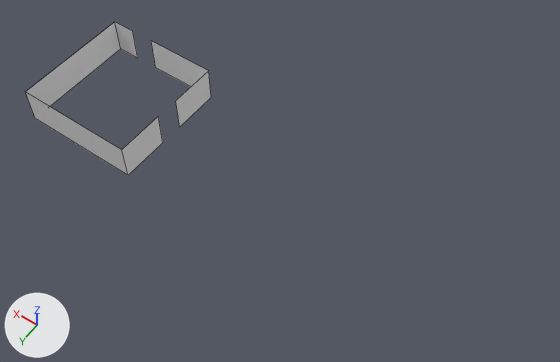
An edit to the OBJ model DirectXGame/Resources/Stage/Stage.obj, drawn before and after from the same camera.
Before and after are seen from a 50 mm camera at (-71.0, 57.0, 91.8) aimed at (-28.4, -2.6, -1.8). Every picture has the same lights, and +X, +Y and +Z are marked at lower left. Mesh edges are drawn as thin lines. Where no turn or scale is listed for an object, it has been applied to the vertices. Vertices at the same position are counted once.

Names of what the first picture shows: '立方体.001', '立方体.002', '立方体.003', '立方体.004', '立方体.005'.
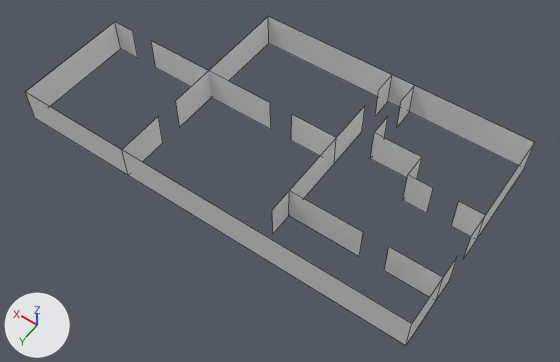
The newer file is also turned or shifted as a whole; pictures and numbers use the older file's frame.

Patch to the scene script:
```diff
--- a/DirectXGame/Resources/Stage/Stage.obj.py
+++ b/DirectXGame/Resources/Stage/Stage.obj.py
@@ me_立方体_001 @@
 me_立方体_001.from_pydata(...)  # 4 vertices, 1 face; spans x -10.0..2.0, y -9.0, z 0.0..6.0
-me_立方体_001.vertices[0].co = (-10.0, -9.0, 0.0)  # pixel (211, 97)
-me_立方体_001.vertices[1].co = (-10.0, -9.0, 6.0)  # pixel (208, 70)
+# me_立方体_001 part 1
+me_立方体_001.vertices[0].co = (-22.0, -9.0, 0.0)  # pixel (270, 129)
+me_立方体_001.vertices[1].co = (-22.0, -9.0, 6.0)  # pixel (270, 102)
@@ me_立方体_002 @@
 me_立方体_002.from_pydata(...)  # 4 vertices, 1 face; spans x -10.0, y -9.0..-1.0, z 0.0..6.0
-me_立方体_002.vertices[0].co = (-10.0, -9.0, 0.0)  # pixel (211, 97)
-me_立方体_002.vertices[1].co = (-10.0, -9.0, 6.0)  # pixel (208, 70)
+# me_立方体_002 part 2
+me_立方体_002.vertices[0].co = (-10.0, -25.0, 0.0)  # pixel (268, 43)
+me_立方体_002.vertices[1].co = (-10.0, -25.0, 6.0)  # pixel (268, 16)
@@ me_立方体_005 @@
 me_立方体_005.from_pydata(...)  # 4 vertices, 1 face; spans x -10.0..10.0, y 11.0, z 0.0..6.0
-me_立方体_005.vertices[0].co = (-10.0, 11.0, 0.0)  # pixel (128, 175)
-me_立方体_005.vertices[1].co = (-10.0, 11.0, 6.0)  # pixel (121, 149)
+# me_立方体_005 part 3
+me_立方体_005.vertices[0].co = (-58.0, 11.0, 0.0)  # pixel (405, 345)
+me_立方体_005.vertices[1].co = (-58.0, 11.0, 6.0)  # pixel (411, 323)
@@ me_立方体_020 @@
+me_立方体_020.from_pydata([(-58.0, 2.0, 0.0), (-58.0, 2.0, 6.0), (-50.0, 2.0, 0.0), (-50.0, 2.0, 6.0)], [], [(0, 1, 3, 2)])
@@ me_立方体_019 @@
+me_立方体_019.from_pydata([(-46.0, 2.0, 0.0), (-46.0, 2.0, 6.0), (-34.0, 2.0, 0.0), (-34.0, 2.0, 6.0)], [], [(0, 1, 3, 2)])
@@ me_立方体_018 @@
+me_立方体_018.from_pydata([(-58.0, -2.0, 0.0), (-58.0, -2.0, 6.0), (-58.0, 10.0, 0.0), (-58.0, 10.0, 6.0)], [], [(0, 1, 3, 2)])
@@ me_立方体_017 @@
+me_立方体_017.from_pydata([(-58.0, -26.0, 0.0), (-58.0, -26.0, 6.0), (-58.0, -6.0, 0.0), (-58.0, -6.0, 6.0)], [], [(0, 1, 3, 2)])
@@ me_立方体_016 @@
+me_立方体_016.from_pydata([(-58.01, -10.0, 0.0), (-58.01, -10.0, 6.0), (-53.99, -10.0, 0.0), (-53.99, -10.0, 6.0)], [], [(0, 1, 3, 2)])
@@ me_立方体_015 @@
+me_立方体_015.from_pydata([(-50.01, -10.0, 0.0), (-50.01, -10.0, 6.0), (-45.99, -10.0, 0.0), (-45.99, -10.0, 6.0)], [], [(0, 1, 3, 2)])
@@ me_立方体_014 @@
+me_立方体_014.from_pydata([(-46.0, -14.0, 0.0), (-46.0, -14.0, 6.0), (-46.0, -10.0, 0.0), (-46.0, -10.0, 6.0)], [], [(0, 1, 3, 2)])
@@ me_立方体_013 @@
+me_立方体_013.from_pydata([(-46.0, -14.0, 0.0), (-46.0, -14.0, 6.0), (-38.0, -14.0, 0.0), (-38.0, -14.0, 6.0)], [], [(0, 1, 3, 2)])
@@ me_立方体_012 @@
+me_立方体_012.from_pydata([(-38.0, -18.0, 0.0), (-38.0, -18.0, 6.0), (-38.0, -14.0, 0.0), (-38.0, -14.0, 6.0)], [], [(0, 1, 3, 2)])
@@ me_立方体_011 @@
+me_立方体_011.from_pydata([(-38.0, -26.0, 0.0), (-38.0, -26.0, 6.0), (-38.0, -22.0, 0.0), (-38.0, -22.0, 6.0)], [], [(0, 1, 3, 2)])
@@ me_立方体_009 @@
+me_立方体_009.from_pydata([(-34.0, -18.0, 0.0), (-34.0, -18.0, 6.0), (-34.0, 6.0, 0.0), (-34.0, 6.0, 6.0)], [], [(0, 1, 3, 2)])
@@ me_立方体_008 @@
+me_立方体_008.from_pydata([(-34.0, -26.0, 0.0), (-34.0, -26.0, 6.0), (-34.0, -22.0, 0.0), (-34.0, -22.0, 6.0)], [], [(0, 1, 3, 2)])
@@ me_立方体_007 @@
+me_立方体_007.from_pydata([(-58.0, -26.0, 0.0), (-58.0, -26.0, 6.0), (-10.0, -26.0, 0.0), (-10.0, -26.0, 6.0)], [], [(0, 1, 3, 2)])
@@ me_立方体_006 @@
+me_立方体_006.from_pydata([(-34.0, -10.0, 0.0), (-34.0, -10.0, 6.0), (-26.0, -10.0, 0.0), (-26.0, -10.0, 6.0)], [], [(0, 1, 3, 2)])
@@ ob_立方体_020 @@
+ob_立方体_020 = bpy.data.objects.new('立方体.020', me_立方体_020)
+ob_立方体_020.location = (0.0, 1.0, 0.0)
@@ ob_立方体_019 @@
+ob_立方体_019 = bpy.data.objects.new('立方体.019', me_立方体_019)
+ob_立方体_019.location = (0.0, 1.0, 0.0)
@@ ob_立方体_018 @@
+ob_立方体_018 = bpy.data.objects.new('立方体.018', me_立方体_018)
+ob_立方体_018.location = (0.0, 1.0, 0.0)
@@ ob_立方体_017 @@
+ob_立方体_017 = bpy.data.objects.new('立方体.017', me_立方体_017)
+ob_立方体_017.location = (0.0, 1.0, 0.0)
@@ ob_立方体_016 @@
+ob_立方体_016 = bpy.data.objects.new('立方体.016', me_立方体_016)
+ob_立方体_016.location = (0.0, 1.0, 0.0)
@@ ob_立方体_015 @@
+ob_立方体_015 = bpy.data.objects.new('立方体.015', me_立方体_015)
+ob_立方体_015.location = (0.0, 1.0, 0.0)
@@ ob_立方体_014 @@
+ob_立方体_014 = bpy.data.objects.new('立方体.014', me_立方体_014)
+ob_立方体_014.location = (0.0, 1.0, 0.0)
@@ ob_立方体_013 @@
+ob_立方体_013 = bpy.data.objects.new('立方体.013', me_立方体_013)
+ob_立方体_013.location = (0.0, 1.0, 0.0)
@@ ob_立方体_012 @@
+ob_立方体_012 = bpy.data.objects.new('立方体.012', me_立方体_012)
+ob_立方体_012.location = (0.0, 1.0, 0.0)
@@ ob_立方体_011 @@
+ob_立方体_011 = bpy.data.objects.new('立方体.011', me_立方体_011)
+ob_立方体_011.location = (0.0, 1.0, 0.0)
@@ ob_立方体_009 @@
+ob_立方体_009 = bpy.data.objects.new('立方体.009', me_立方体_009)
+ob_立方体_009.location = (0.0, 1.0, 0.0)
@@ ob_立方体_008 @@
+ob_立方体_008 = bpy.data.objects.new('立方体.008', me_立方体_008)
+ob_立方体_008.location = (0.0, 1.0, 0.0)
@@ ob_立方体_007 @@
+ob_立方体_007 = bpy.data.objects.new('立方体.007', me_立方体_007)
+ob_立方体_007.location = (0.0, 1.0, 0.0)
@@ ob_立方体_006 @@
+ob_立方体_006 = bpy.data.objects.new('立方体.006', me_立方体_006)
+ob_立方体_006.location = (0.0, 1.0, 0.0)
```

Boxes [x1, y1, x2, y2] around the edits, measured in the pictures (560 x 362 px):
'立方体.005', reshaped (276% wider, 205% taller)
    before: [26, 93, 128, 175]
    after: [26, 93, 412, 345]
'立方体.007', added
    after: [268, 17, 534, 165]
'立方体.001', reshaped
    before: [151, 41, 208, 86]
    after: [151, 41, 271, 129]
'立方体.002', reshaped (161% wider, 95% taller)
    before: [176, 71, 211, 127]
    after: [176, 17, 269, 127]
'立方体.009', added
    after: [272, 106, 365, 234]
'立方体.019', added
    after: [289, 191, 363, 256]
'立方体.020', added
    after: [384, 247, 443, 297]
'立方体.013', added
    after: [370, 133, 422, 178]
'立方体.006', added
    after: [291, 115, 336, 156]
'立方体.015', added
    after: [403, 175, 433, 213]
'立方体.017', added
    after: [464, 142, 535, 258]
'立方体.016', added
    after: [451, 202, 485, 237]
'立方体.018', added
    after: [406, 256, 458, 344]
'立方体.008', added
    after: [375, 76, 392, 116]
'立方体.011', added
    after: [397, 87, 414, 126]
'立方体.012', added
    after: [374, 117, 388, 138]
'立方体.014', added
    after: [408, 158, 422, 179]
